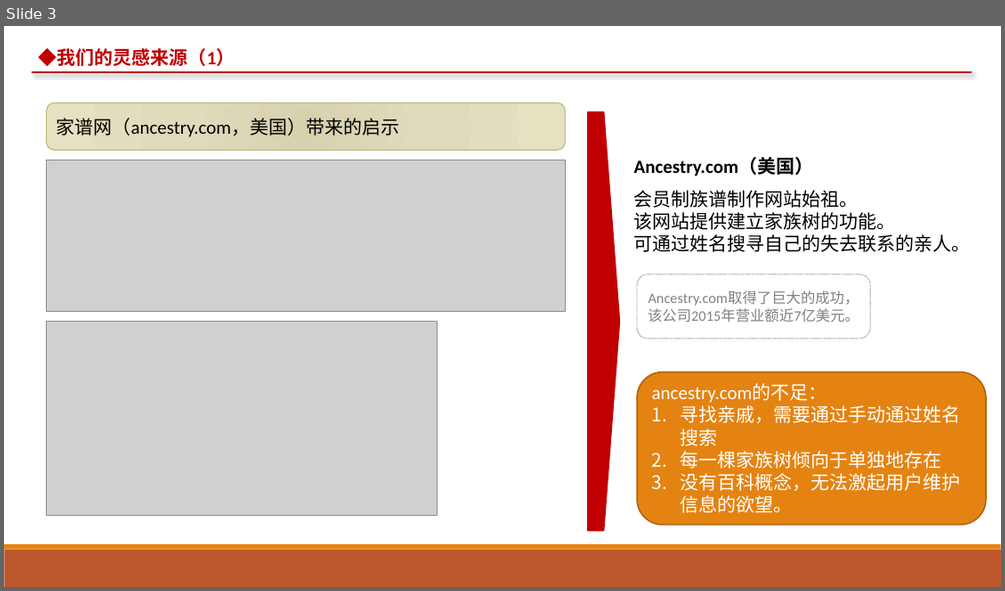
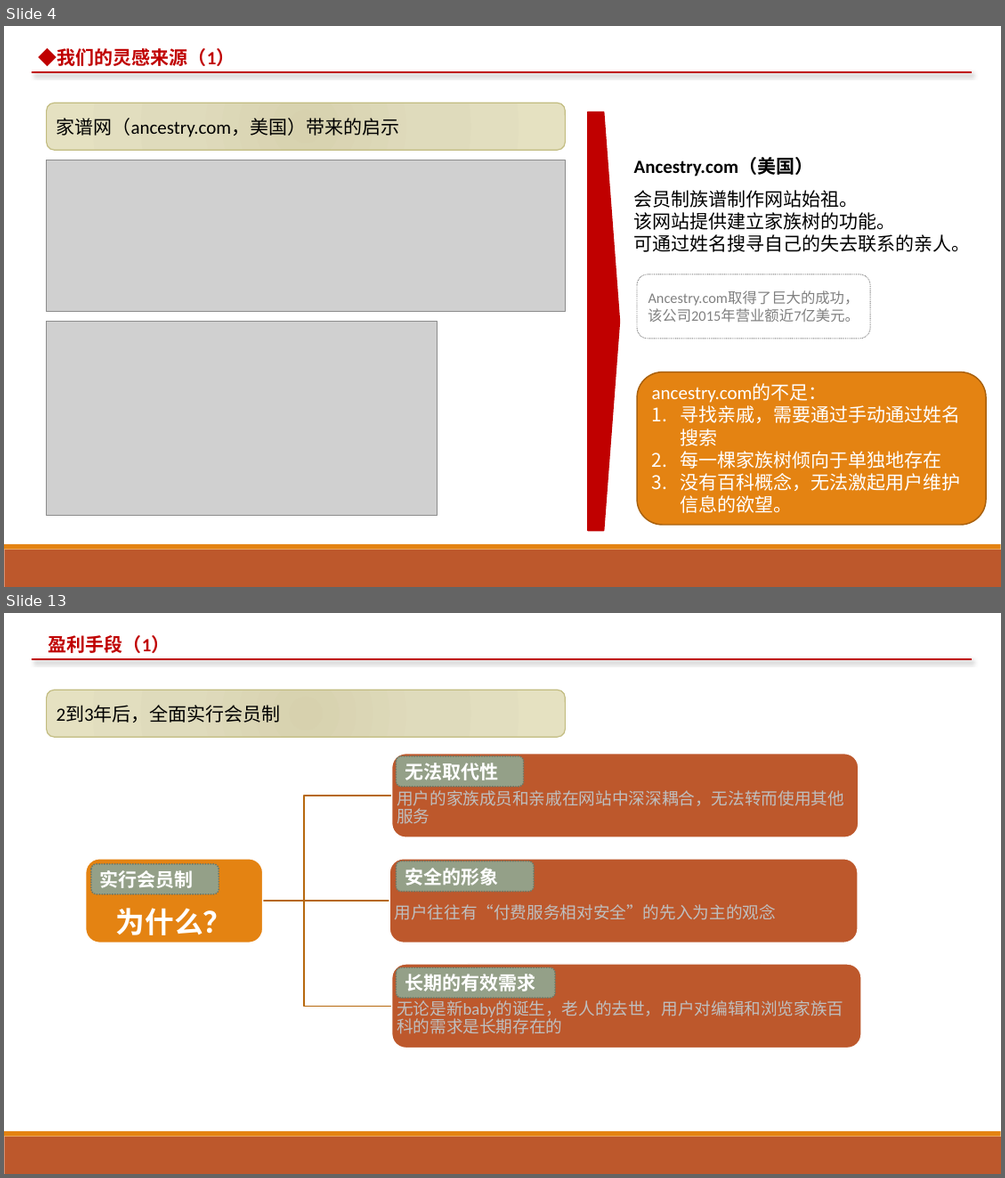
Before and after one commit to alpena1986/bloodnetdoc, a slide deck: 商业计划书.pptx. Shown one above the other, each under a label of ours: slide 3 before the commit, slides 4 and 13 after it; the slides between them are not shown. The pictures are 1005x591 and 1005x1178 pixels, drawn with LibreOffice and Linux fonts; fonts in the diff are those of the drawing; grey boxes stand for pictures. Boxes give left, top, right and bottom in pixels: in the first picture for what was removed or moved away, otherwise in the second. Text is boxed around its words. In the diff, an @@ line names an element or a change of style, - is before the commit and + after.

```diff
--- a/商业计划书.pptx
+++ b/商业计划书.pptx
@@ slide 13 added at (x1=4, y1=613, x2=1001, y2=1174), background #FFFFFF; not listed: 2 template elements that a slide beside it also shows @@
@@ text added at (x1=48, y1=635, x2=170, y2=653), 18 pt, text #C00000, bold @@
+盈利手段（1）
@@ line added from (31, 659) to (971, 659), #C00000 1.5 pt @@
@@ rounded rectangle added at (x1=47, y1=690, x2=566, y2=737), fill gradient #D7D3AF to #DFDBBD to #E5E1C1, outline #C2BC80 1 pt, 18 pt, text #000000 @@
+2到3年后，全面实行会员制
@@ group added at (x1=86, y1=754, x2=862, y2=1048): 8 rounded rectangles, 4 texts, 3 freeform shapes @@
+为什么？
+用户的家族成员和亲戚在网站中深深耦合，无法转而使用其他服务
+用户往往有“付费服务相对安全”的先入为主的观念
+无论是新baby的诞生，老人的去世，用户对编辑和浏览家族百科的需求是长期存在的
+无法取代性
+安全的形象
+长期的有效需求
+实行会员制
@@ what was slide 3 is now slide 4 @@
```
Also in this commit, not shown: 7 slides changed, 9 other slides added, 1 slide removed, 1 other file.
